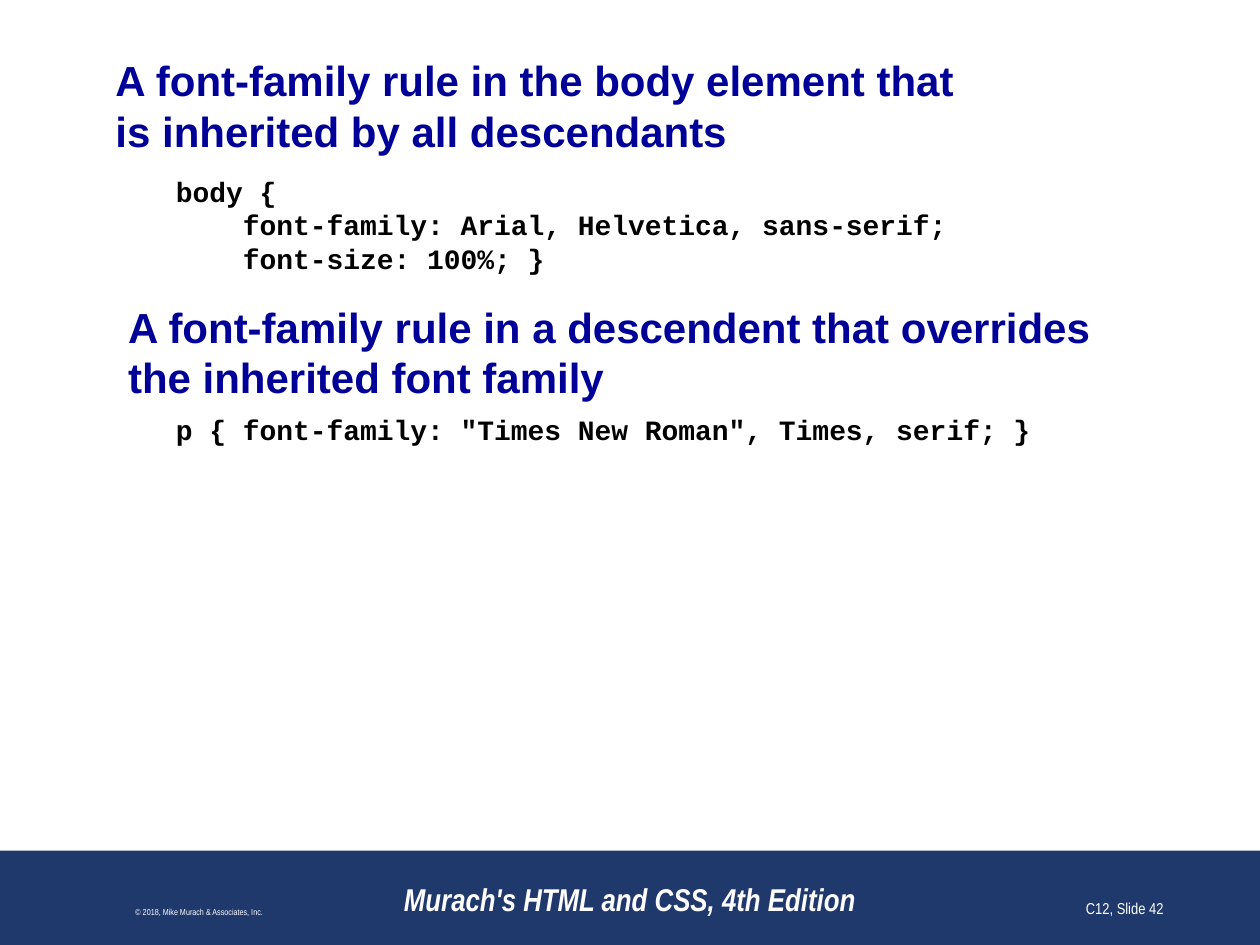
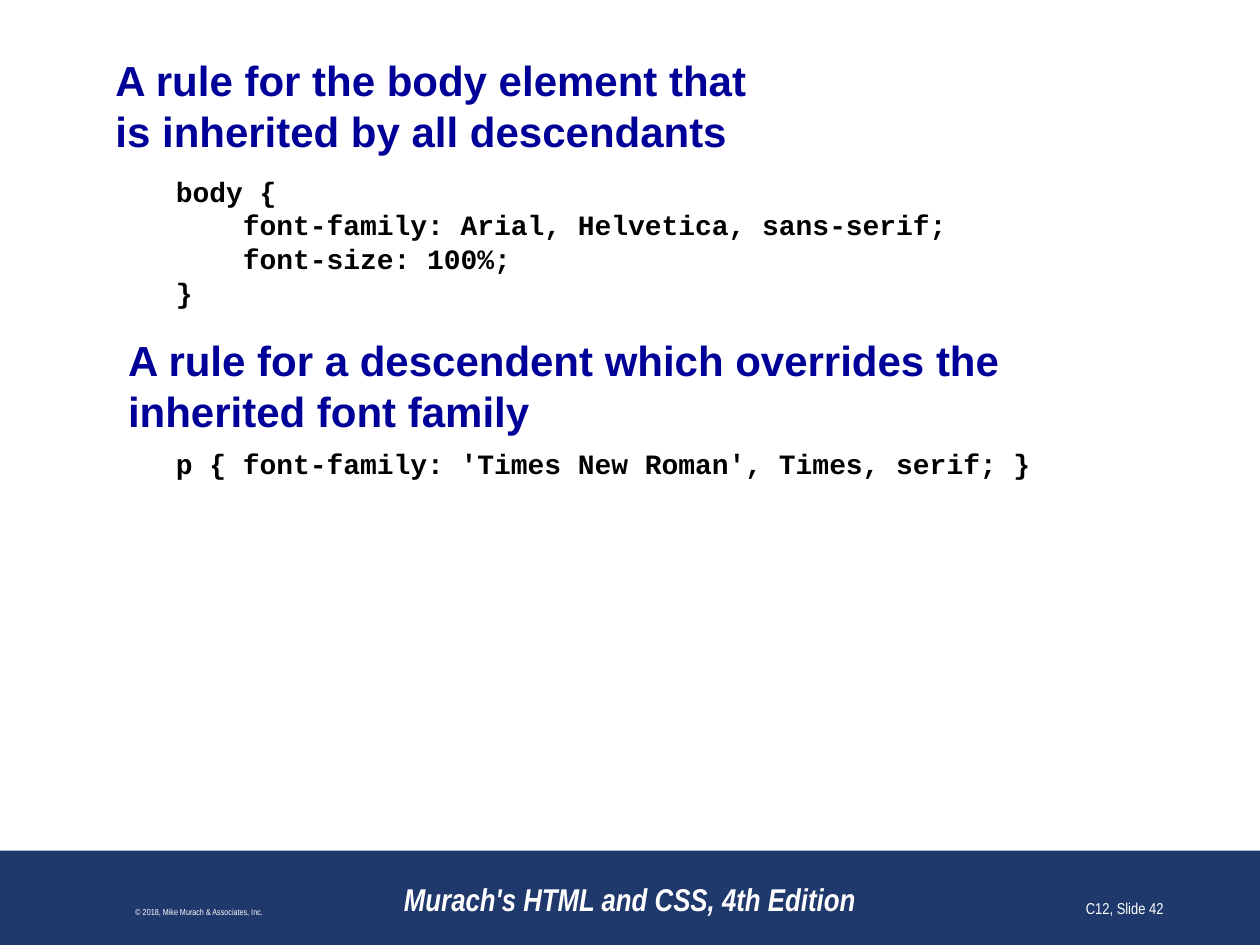
Before and after one commit to paulsmithkc/awd1000_base_lab_and_homework, a slide deck: slide 42 of murach_html_4e/slides/Chapter 4 slides (Revised).pptx. Drawn at 1260x945 pixels with LibreOffice and Linux fonts; fonts in the diff are those of the drawing; background and template pictures are left out. Boxes give left, top, right and bottom in pixels: in the first picture for what was removed or moved away, otherwise in the second. Text is boxed around its words. In the diff, an @@ line names an element or a change of style, - is before the commit and + after.

```diff
--- a/murach_html_4e/slides/Chapter 4 slides (Revised).pptx
+++ b/murach_html_4e/slides/Chapter 4 slides (Revised).pptx
@@ title at [115,65,746,155]: text changed @@
-A font-family rule in the body element that
-is inherited by all descendants
+A rule for the body element that
+is inherited by all descendants
@@ text at [128,249,999,480]: text changed; size 24 to 16 pt; font Arial to Courier New; text colour #000099 to #000000 @@
-font-size: 100%; }
-A font-family rule in a descendent that overrides the inherited font family
-p { font-family: "Times New Roman", Times, serif; }
+font-size: 100%;
+}
+A rule for a descendent which overrides the inherited font family
+p { font-family: 'Times New Roman', Times, serif; }
```
Also in this commit, not shown: 20 other slides changed, 1 slide added, 5 slides removed.
